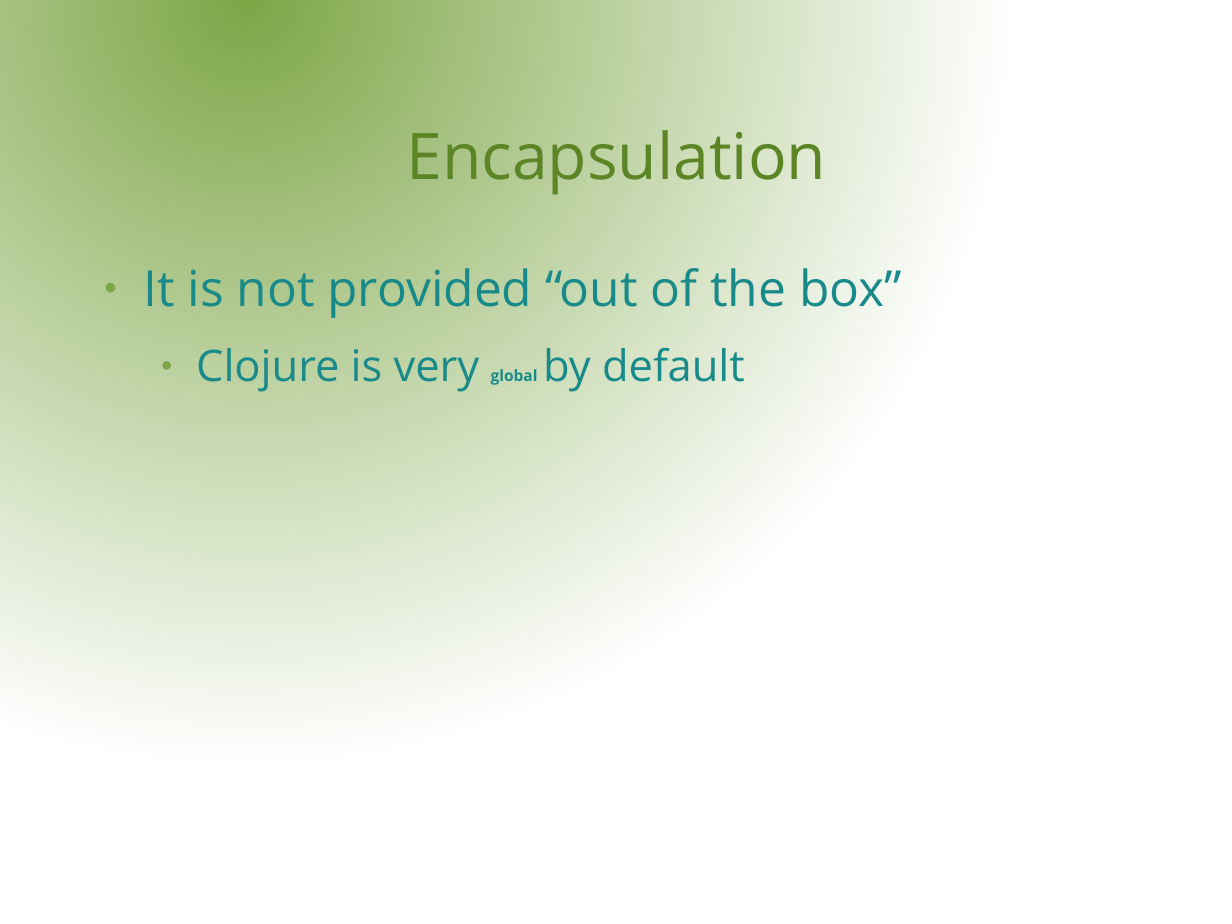
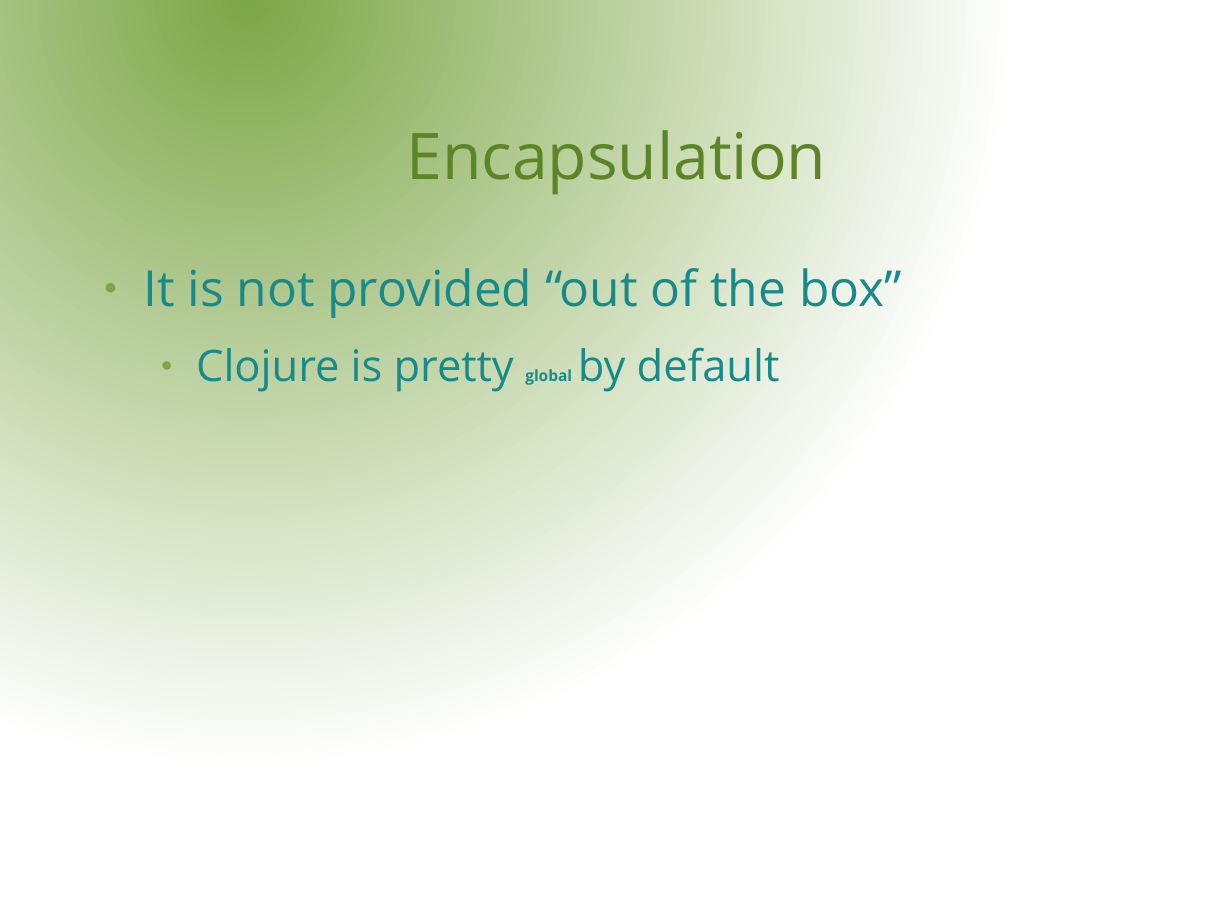
Before and after one commit to rssole/voxxed, a slide deck: slide 10 of resources/presentation/VoxxedDays.odp. Drawn at 1232x924 pixels with LibreOffice and Linux fonts; fonts in the diff are those of the drawing; background and template pictures are left out. Boxes give left, top, right and bottom in pixels: in the first picture for what was removed or moved away, otherwise in the second. Text is boxed around its words. In the diff, an @@ line names an element or a change of style, - is before the commit and + after.

Commit message:
Changed presentation

```diff
--- a/resources/presentation/VoxxedDays.odp
+++ b/resources/presentation/VoxxedDays.odp
@@ text at (x1=196, y1=347, x2=780, y2=392): text changed @@
-  ● Clojure is very global by default
+  ● Clojure is pretty global by default
```
Also in this commit, not shown: 1 slide added.
